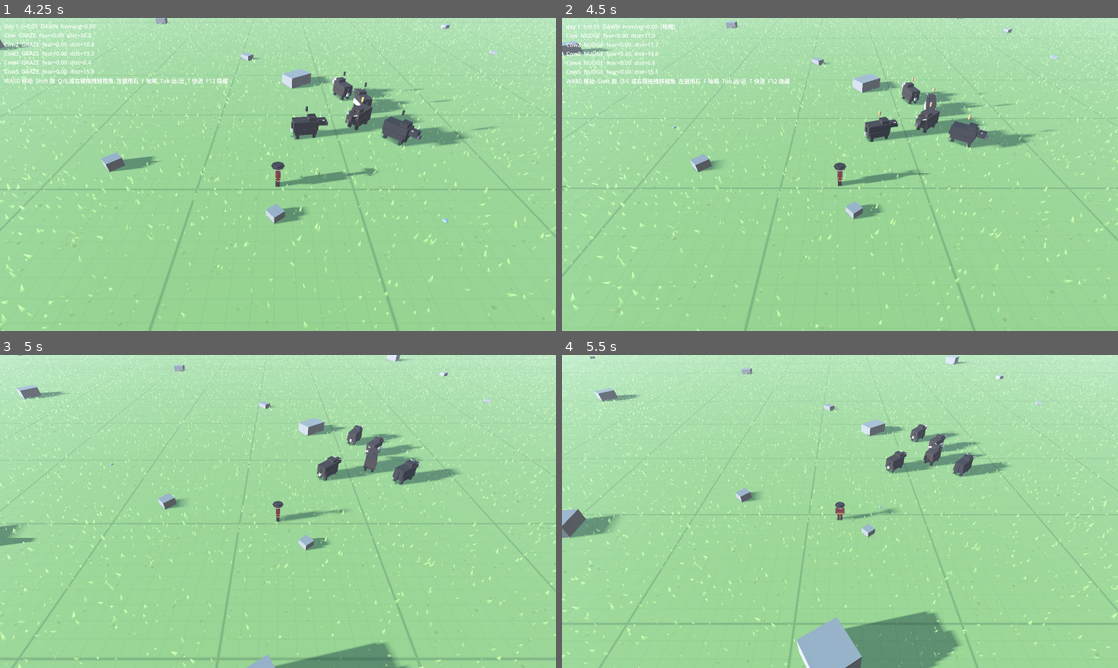
Above: before the commit, frames 1-4 (two rows, left to right).
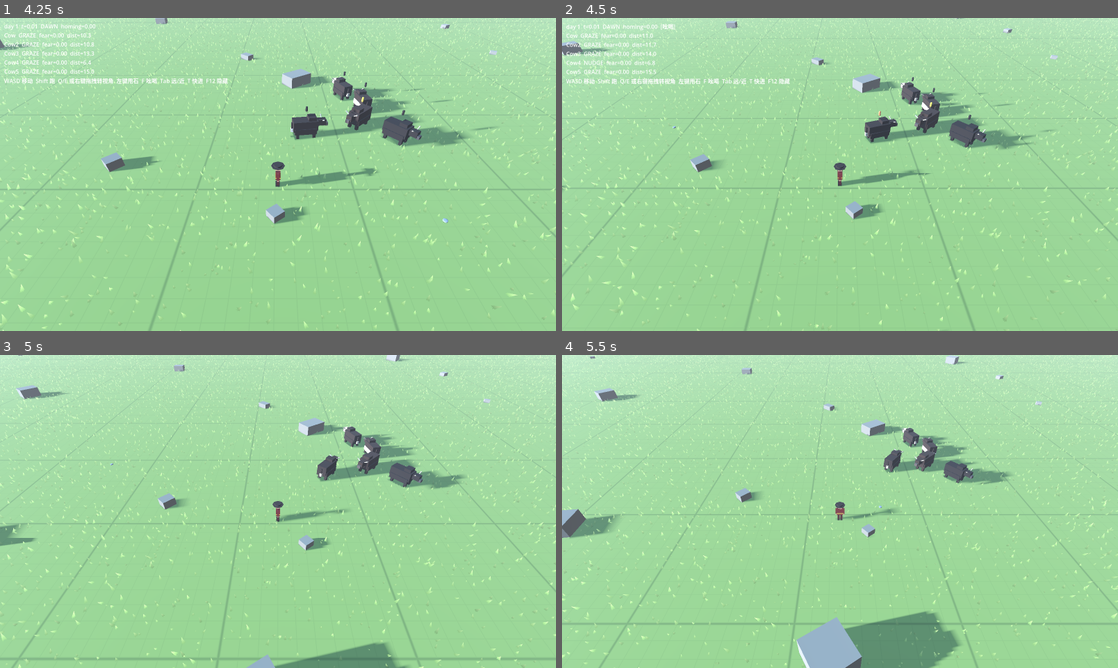
Above: after the commit, the same moments.

Repository: hui-chuan/Herding-Journey
Game: Godot game, scene res://scenes/m1_sandbox.tscn
Two runs of this game, one before a commit and one after it. Both use one fixed random seed, a clock stepped at 60 frames per second and the inputs below.
Inputs (mouse positions are in pixels of both pictures, inside the frame that each line leads up to):
- Up to frame 1 (4.25 s): move the mouse to (400, 158) at 0.52 s; hold D (move_right) 0.53-1.28 s; hold Shift (run) 0.53-1.28 s; move the mouse to (166, 190) at 1.27 s; hold S (move_back) 1.28-2.03 s; right-click (166, 190) at 1.35 s; tap Shift (run) at 1.55, 3.05 s; move the mouse to (333, 105) at 2.02 s; hold D (move_right) 2.03-2.78 s; hold Shift (run) 2.03-2.78 s; tap Q (camera_left) at 2.1 s; move the mouse to (250, 237) at 2.77 s; hold W (move_forward) 2.78-3.53 s; tap E (camera_right) at 2.85 s; move the mouse to (444, 221) at 3.52 s; hold A (move_left) from 3.53 s (still down); hold Shift (run) from 3.53 s (still down); tap Tab (camera_zoom_toggle) at 3.6 s; tap T (debug_time_fast) at 4.15 s
- Up to frame 2 (4.5 s): keep holding A (move_left); move the mouse to (673, 127) at 4.27 s; release Shift (run) at 4.28 s; tap F (drive_toggle) at 4.35 s
- Up to frame 3 (5 s): keep holding A (move_left); tap Shift (run) at 4.55 s; tap F1 (debug_toggle) at 4.9 s
- Up to frame 4 (5.5 s): move the mouse to (867, 511) at 5.02 s; release A (move_left) at 5.03 s; hold S (move_back) from 5.03 s (still down); hold Shift (run) from 5.03 s (still down)

Frame 1 is identical in both runs. In frame 2, 0.8% of the frame differs, in the area x 3-85%, y 4-42%; in frame 3, 1.3%; in frame 4, 1.6%, in the area x 57-81%, y 22-42%.

Commit message:
Unify shout and stone into area pressure: point source + radius, cows inside move away, others unaffected
Co-Authored-By: Claude Fable 5.1 <noreply@anthropic.com>

Diff:
--- a/scripts/debug/debug_overlay.gd
+++ b/scripts/debug/debug_overlay.gd
@@ -56,7 +56,7 @@
 				var point: Vector3 = leader.global_position + Vector3(2.5, 0, 0)
 				print("TEST sling lands at %s" % point)
 				for cow in get_tree().get_nodes_in_group("cows"):
-					cow.apply_sling_impact(point, 4.0, 7.0, 0.7)
+					cow.apply_sling_impact(point, 6.0, 0.7)
 	if _log_positions:
 		_log_timer -= delta
 		if _log_timer <= 0.0:
--- a/scripts/herd/cow.gd
+++ b/scripts/herd/cow.gd
@@ -62,12 +62,9 @@
 @export var pressure_push_walk: float = 0.5
 @export var pressure_push_run: float = 2.0
 @export var pressure_fear_run: float = 0.25
-## 吆喝：半径更大，牛小跑挪开，带少量惊吓。
+## 吆喝：以玩家为源点的区域压力，半径内的牛背离玩家挪开，惊吓缓慢累积。
 @export var drive_radius: float = 8.0
-@export var drive_nudge_distance: float = 4.0
 @export var drive_fear_per_sec: float = 0.08
-## 吆喝按群传递：被压到的牛把"向前走"传给这个半径内的同伴，队形整体前移。
-@export var drive_link_radius: float = 14.0
 
 var state: State = State.GRAZE
 var fear: float = 0.0
@@ -285,15 +282,8 @@
 	if d < 0.01:
 		return
 	var driving: bool = _player.get("driving") == true
-	if driving and d <= drive_radius:
-		# 吆喝：被压到的牛累积少量惊吓（久了会真的惊跑），并带动整群沿同一方向前移。
-		var falloff := 1.0 - d / drive_radius
-		add_fear(drive_fear_per_sec * falloff * delta, _player.global_position)
-		var dir := _drive_direction(away.normalized())
-		for node in get_tree().get_nodes_in_group("cows"):
-			var other := node as Cow
-			if other != null and _flat_distance_to(other.global_position) <= drive_link_radius:
-				other.receive_drive(dir)
+	if driving:
+		apply_area_pressure(_player.global_position, drive_radius, drive_fear_per_sec * delta)
 		return
 	if d > pressure_radius:
 		return
@@ -312,43 +302,28 @@
 	_threat_pos = threat_pos
 	_has_threat = true
 
-## 驱赶方向：玩家指向群体质心。从后面赶，群就往前走；贴得太近退化为背离玩家。
-func _drive_direction(fallback: Vector3) -> Vector3:
-	var sum := Vector3.ZERO
-	var n := 0
-	for node in get_tree().get_nodes_in_group("cows"):
-		sum += (node as Node3D).global_position
-		n += 1
-	if n == 0:
-		return fallback
-	var dir := sum / n - _player.global_position
-	dir.y = 0.0
-	return dir.normalized() if dir.length() > 1.0 else fallback
-
-## 接收群体驱赶：沿给定方向走一段，已在走则只刷新目标，队形不变。
-func receive_drive(dir: Vector3) -> void:
-	if state == State.FLEE:
-		return
-	_nudge_target = global_position + dir * drive_nudge_distance
+## 区域压力（吆喝与乌尔朵共用）：源点半径内的牛背离源点挪开，越近挪越远，并获得惊吓。
+## 已在挪开中则刷新目标，持续施压就持续前进；半径外的牛不受影响。
+func apply_area_pressure(source: Vector3, radius: float, fear_amount: float) -> void:
+	var away := global_position - source
+	away.y = 0.0
+	var d := away.length()
+	if d > radius:
+		return
+	var falloff := 1.0 - d / radius
+	var dir := away.normalized() if d > 0.01 else Vector3.FORWARD
+	add_fear(fear_amount * falloff, source)
+	if state == State.FLEE or fear >= fear_threshold * boldness:
+		return
+	_nudge_target = global_position + dir * lerpf(nudge_min_distance, nudge_max_distance, falloff)
 	if state == State.NUDGE:
 		_state_time_left = 4.0
 	else:
 		_enter(State.NUDGE)
 
 ## 乌尔朵落地（BEHAVIOR §6.2）。推力与惊吓随距离衰减。
-func apply_sling_impact(point: Vector3, radius: float, push: float, fear_amount: float) -> void:
-	var away := global_position - point
-	away.y = 0.0
-	var d := away.length()
-	if d > radius:
-		return
-	var falloff := 1.0 - d / radius
-	var dir := away.normalized() if d > 0.01 else Vector3.FORWARD
-	add_fear(fear_amount * falloff, point)
-	# 没被吓跑的牛小跑挪开；跑不跑由 _physics_process 里的阈值判断决定。
-	if state != State.FLEE and fear < fear_threshold * boldness:
-		_nudge_target = global_position + dir * lerpf(nudge_min_distance, nudge_max_distance, falloff)
-		_enter(State.NUDGE)
+func apply_sling_impact(point: Vector3, radius: float, fear_amount: float) -> void:
+	apply_area_pressure(point, radius, fear_amount)
 
 func _lognormal(median: float, sigma: float) -> float:
 	return median * exp(randfn(0.0, sigma))
--- a/scripts/player/sling.gd
+++ b/scripts/player/sling.gd
@@ -9,8 +9,7 @@
 @export var cooldown: float = 2.0
 @export var flight_time: float = 1.0
 @export var arc_height: float = 6.0
-@export var impact_radius: float = 4.0
-@export var impact_push: float = 7.0
+@export var impact_radius: float = 6.0
 @export var impact_fear: float = 0.7
 
 @onready var _player: CharacterBody3D = get_parent()
@@ -74,4 +73,4 @@
 
 func _land(point: Vector3) -> void:
 	for cow in get_tree().get_nodes_in_group("cows"):
-		cow.apply_sling_impact(point, impact_radius, impact_push, impact_fear)
+		cow.apply_sling_impact(point, impact_radius, impact_fear)
